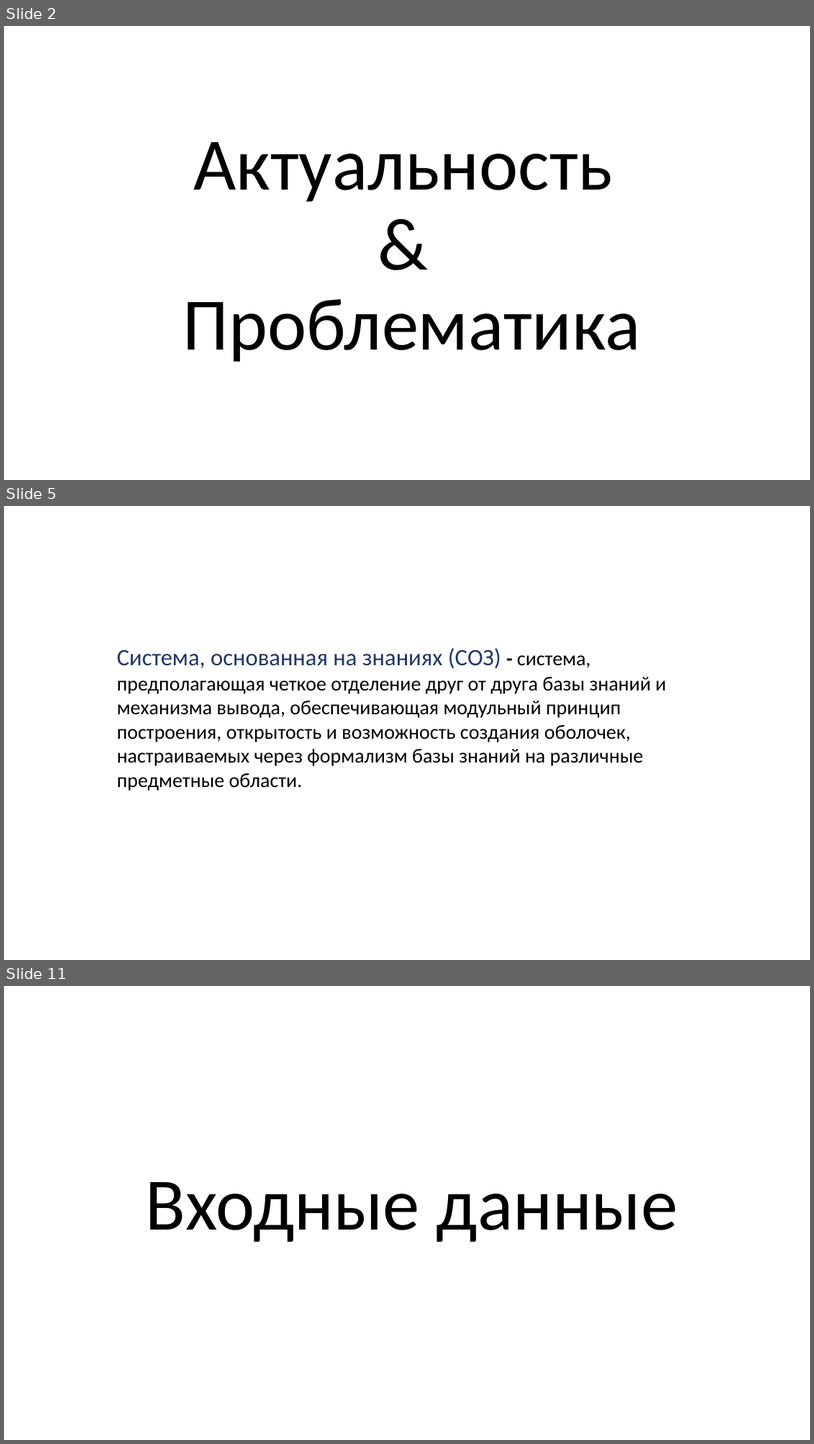
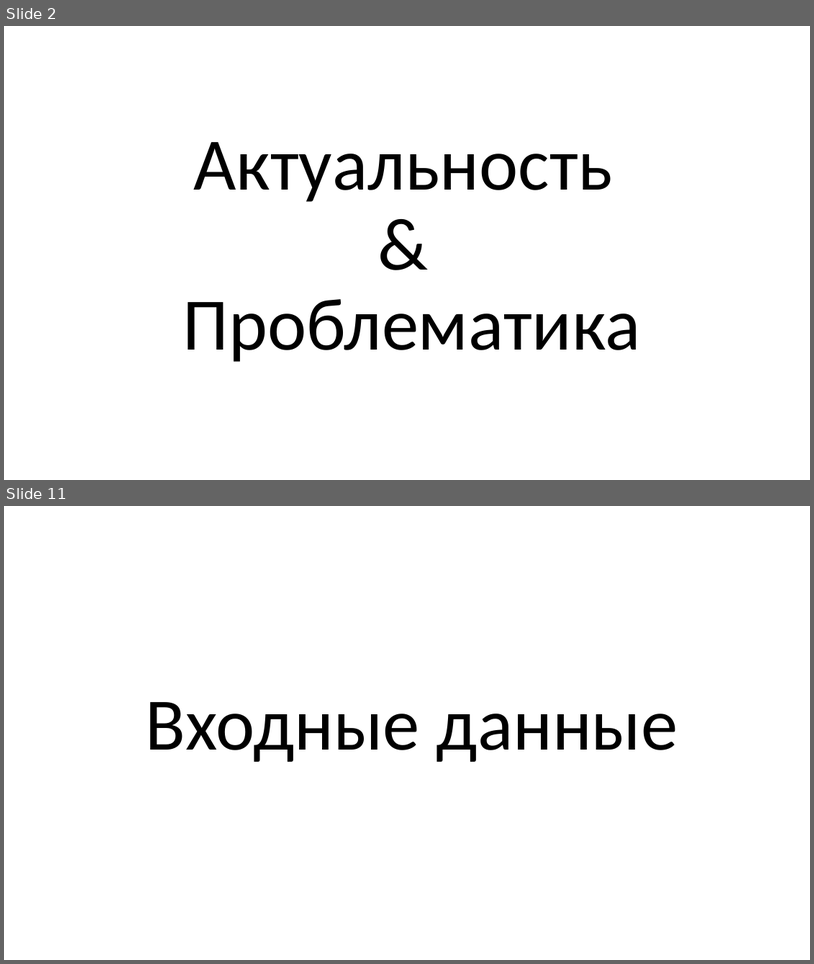
Before and after one commit to sevoster/hybrid-decision-making-system, a slide deck: docs/Синтетическая Презентация.pptx. Shown one above the other, each under a label of ours: slides 2, 5 and 11 before the commit, slides 2 and 11 after it; the slides between them are not shown. The pictures are 814x1444 and 814x964 pixels, drawn with LibreOffice and Linux fonts; fonts in the diff are those of the drawing. Boxes give left, top, right and bottom in pixels: in the first picture for what was removed or moved away, otherwise in the second. Text is boxed around its words. In the diff, an @@ line names an element or a change of style, - is before the commit and + after.

```diff
--- a/docs/Синтетическая Презентация.pptx
+++ b/docs/Синтетическая Презентация.pptx
@@ slide 5 removed at (4, 506, 810, 960), background #FFFFFF @@
@@ text removed at (117, 648, 666, 790) @@
-Система, основанная на знаниях (СОЗ) - система, предполагающая четкое отделение друг от друга базы знаний и механизма вывода, обеспечивающая модульный принцип построения, открытость и возможность создания оболочек, настраиваемых через формализм базы знаний на различные предметные области.
```
Also in this commit, not shown: 15 slides changed, 9 slides added, 5 other slides removed, 8 other files.
